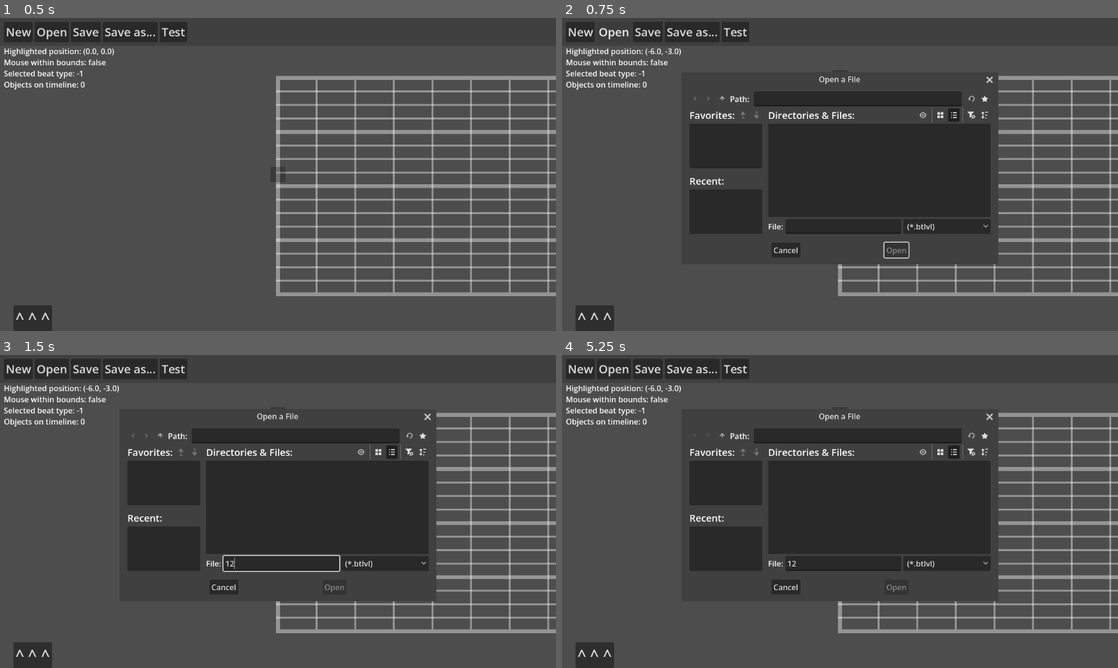
Above: before the commit, frames 1-4 (two rows, left to right).
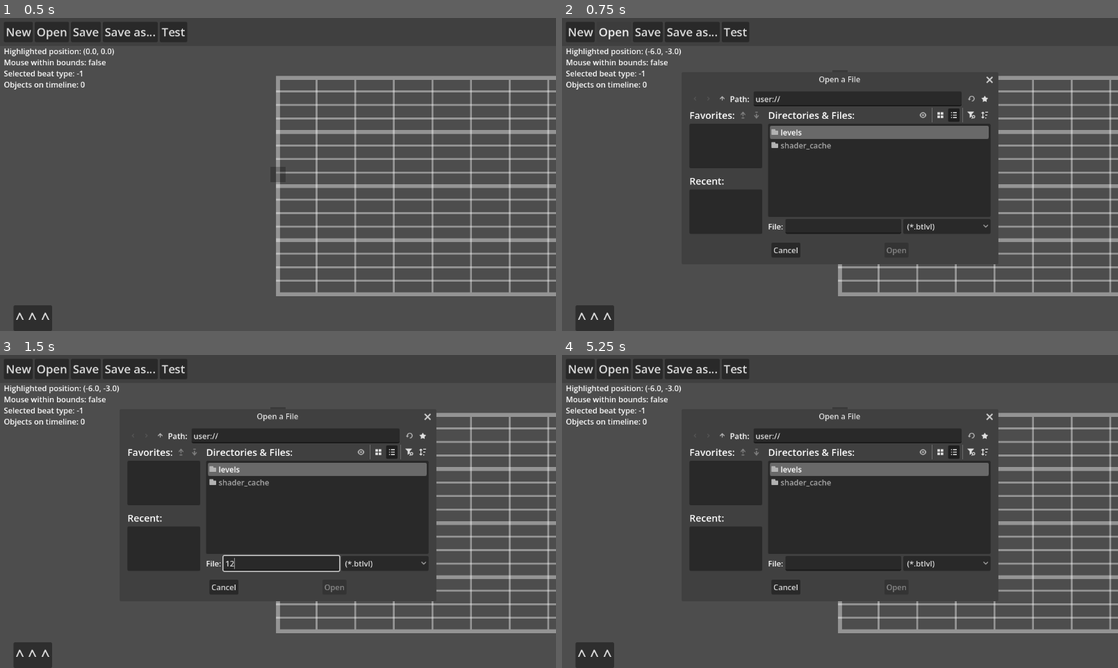
Above: after the commit, the same moments.

Repository: CE-Studio/TripMaker
Game: Godot game, scene res://scenes/editor_beat.tscn
The game is run twice, just before and just after one commit, with the same random seed, the same clock (stepped at 60 frames per second) and the same inputs.
Inputs (mouse positions are in pixels of both pictures, inside the frame that each line leads up to):
- Up to frame 1 (0.5 s): no input
- Up to frame 2 (0.75 s): click "Open" at 0.5 s
- Up to frame 3 (1.5 s): click (283, 564) at 1.27 s; type "12" at 1.35 s
- Up to frame 4 (5.25 s): click "Save" at 2 s; click "Save as..." at 2.75 s; click "New" at 3.5 s; click "New" at 4.25 s; click (723, 436) at 5 s

Frame 1 is identical in both runs. In frame 2, 1.9% of the frame differs, in the area x 23-77%, y 24-77%; in frame 3, 1.8%; in frame 4, 1.8%.

Commit message:
Saving and loading; start of actual gameplay

Diff:
--- a/scenes/editors/dialogs/level_open_dialog.tscn
+++ b/scenes/editors/dialogs/level_open_dialog.tscn
@@ -4,7 +4,6 @@
 oversampling_override = 1.0
 title = "Open a File"
 initial_position = 2
-visible = true
 file_mode = 0
 display_mode = 1
 access = 1
--- a/scenes/editors/dialogs/level_save_dialog.tscn
+++ b/scenes/editors/dialogs/level_save_dialog.tscn
@@ -3,7 +3,6 @@
 [node name="LevelSaveDialog" type="FileDialog" unique_id=1381413983]
 oversampling_override = 1.0
 initial_position = 2
-visible = true
 display_mode = 1
 access = 1
 root_subfolder = "levels"
--- a/scenes/editors/editor_ui.tscn
+++ b/scenes/editors/editor_ui.tscn
@@ -2,6 +2,8 @@
 
 [ext_resource type="Script" uid="uid://ci6t8i8r5cn54" path="res://scripts/editors/editor_ui.gd" id="1_r6l10"]
 [ext_resource type="PackedScene" uid="uid://b8rb76dje3i1f" path="res://scenes/editors/build_panel_beat.tscn" id="2_hia2q"]
+[ext_resource type="PackedScene" uid="uid://dut1107fogwxn" path="res://scenes/editors/dialogs/level_open_dialog.tscn" id="3_ae3l2"]
+[ext_resource type="PackedScene" uid="uid://b58atpeyvuigk" path="res://scenes/editors/dialogs/level_save_dialog.tscn" id="4_ttcqf"]
 
 [sub_resource type="StyleBoxFlat" id="StyleBoxFlat_6cjyn"]
 content_margin_left = 8.0
@@ -10,7 +12,7 @@
 content_margin_bottom = 8.0
 bg_color = Color(0, 0, 0, 0.16470589)
 
-[node name="EditorUI" type="Control" unique_id=2036191018 node_paths=PackedStringArray("active_build_panel", "debug_label", "saved_label")]
+[node name="EditorUI" type="Control" unique_id=2036191018 node_paths=PackedStringArray("active_build_panel", "debug_label", "saved_label", "open_dialog", "save_dialog")]
 layout_mode = 3
 anchors_preset = 15
 anchor_right = 1.0
@@ -24,6 +26,8 @@
 active_build_panel = NodePath("BeatBuildPanel")
 debug_label = NodePath("DebugInfo")
 saved_label = NodePath("TopPanelContainer/Buttons/SavedLevel")
+open_dialog = NodePath("LevelOpenDialog")
+save_dialog = NodePath("LevelSaveDialog")
 
 [node name="TopPanelContainer" type="PanelContainer" parent="." unique_id=1435760382]
 custom_minimum_size = Vector2(0, 48)
@@ -87,8 +91,16 @@
 text = "Highlighted position: (0, 0)
 Selected beat type: 0"
 
+[node name="LevelOpenDialog" parent="." unique_id=1381413983 instance=ExtResource("3_ae3l2")]
+
+[node name="LevelSaveDialog" parent="." unique_id=895015265 instance=ExtResource("4_ttcqf")]
+
 [connection signal="pressed" from="TopPanelContainer/Buttons/New" to="." method="_on_new_pressed"]
 [connection signal="pressed" from="TopPanelContainer/Buttons/Open" to="." method="_on_open_pressed"]
 [connection signal="pressed" from="TopPanelContainer/Buttons/Save" to="." method="_on_save_pressed"]
 [connection signal="pressed" from="TopPanelContainer/Buttons/SaveAs" to="." method="_on_save_as_pressed"]
 [connection signal="pressed" from="TopPanelContainer/Buttons/Test" to="." method="_on_test_pressed"]
+[connection signal="canceled" from="LevelOpenDialog" to="." method="_on_dialog_cancelled"]
+[connection signal="file_selected" from="LevelOpenDialog" to="." method="_on_open_dialog_file_selected"]
+[connection signal="canceled" from="LevelSaveDialog" to="." method="_on_dialog_cancelled"]
+[connection signal="file_selected" from="LevelSaveDialog" to="." method="_on_save_dialog_file_selected"]
--- /dev/null
+++ b/scenes/games/game_beat.tscn
@@ -0,0 +1,85 @@
+[gd_scene format=3 uid="uid://csqo6hhmfjhyq"]
+
+[ext_resource type="Texture2D" uid="uid://dg53uli5ibouv" path="res://assets/images/game/huds/hud_beat.png" id="1_3vhut"]
+[ext_resource type="PackedScene" uid="uid://drui8swovfnoe" path="res://scenes/games/players/paddle.tscn" id="1_aicja"]
+[ext_resource type="Script" uid="uid://eib1c6015min" path="res://scripts/games/game_beat.gd" id="1_joj2x"]
+
+[sub_resource type="StyleBoxEmpty" id="StyleBoxEmpty_aicja"]
+
+[node name="GameBeat" type="Node2D" unique_id=269319028 node_paths=PackedStringArray("paddle", "debug")]
+script = ExtResource("1_joj2x")
+paddle = NodePath("Paddle")
+debug = NodePath("UICanvasLayer/UI/Debug")
+
+[node name="Node2D" type="Node2D" parent="." unique_id=1349249832]
+
+[node name="Paddle" parent="." unique_id=1055088124 instance=ExtResource("1_aicja")]
+position = Vector2(48, 302)
+
+[node name="UICanvasLayer" type="CanvasLayer" parent="." unique_id=1010970436]
+
+[node name="UI" type="Control" parent="UICanvasLayer" unique_id=1147789970]
+layout_mode = 3
+anchors_preset = 15
+anchor_right = 1.0
+anchor_bottom = 1.0
+grow_horizontal = 2
+grow_vertical = 2
+
+[node name="PanelContainer" type="PanelContainer" parent="UICanvasLayer/UI" unique_id=905879994]
+layout_mode = 1
+anchors_preset = 15
+anchor_right = 1.0
+anchor_bottom = 1.0
+grow_horizontal = 2
+grow_vertical = 2
+theme_override_styles/panel = SubResource("StyleBoxEmpty_aicja")
+
+[node name="TextureRect" type="TextureRect" parent="UICanvasLayer/UI/PanelContainer" unique_id=927906696]
+texture_filter = 1
+layout_mode = 2
+texture = ExtResource("1_3vhut")
+
+[node name="Score" type="RichTextLabel" parent="UICanvasLayer/UI" unique_id=1953674891]
+custom_minimum_size = Vector2(800, 0)
+layout_mode = 1
+offset_left = 48.0
+offset_top = 16.0
+offset_right = 848.0
+offset_bottom = 83.0
+theme_override_font_sizes/normal_font_size = 48
+text = "0000000000"
+fit_content = true
+
+[node name="Combo" type="RichTextLabel" parent="UICanvasLayer/UI" unique_id=1953439283]
+custom_minimum_size = Vector2(800, 0)
+layout_mode = 1
+anchors_preset = 2
+anchor_top = 1.0
+anchor_bottom = 1.0
+offset_left = 48.0
+offset_top = -83.0
+offset_right = 848.0
+offset_bottom = -16.0
+grow_vertical = 0
+theme_override_font_sizes/normal_font_size = 48
+text = "0100 x 0001"
+fit_content = true
+
+[node name="Debug" type="RichTextLabel" parent="UICanvasLayer/UI" unique_id=214198873]
+custom_minimum_size = Vector2(800, 0)
+layout_mode = 1
+anchors_preset = 1
+anchor_left = 1.0
+anchor_right = 1.0
+offset_left = -843.0
+offset_top = 95.0
+offset_right = -43.0
+offset_bottom = 187.0
+grow_horizontal = 0
+text = "0:00.00
+BPM: 120.0
+Beat: 0
+Active objects: 0 (0/0/0)"
+fit_content = true
+horizontal_alignment = 2
--- /dev/null
+++ b/scenes/games/game_main.tscn
@@ -0,0 +1,13 @@
+[gd_scene format=3 uid="uid://oe0hoi334va7"]
+
+[ext_resource type="PackedScene" uid="uid://csqo6hhmfjhyq" path="res://scenes/games/game_beat.tscn" id="1_6xc1c"]
+[ext_resource type="Script" uid="uid://ddjfx4pentdd2" path="res://scripts/games/game_main.gd" id="1_utyx6"]
+
+[node name="GameMain" type="Node2D" unique_id=724906859 node_paths=PackedStringArray("game_beat")]
+script = ExtResource("1_utyx6")
+game_beat = NodePath("GameBeat")
+
+[node name="Camera2D" type="Camera2D" parent="." unique_id=1756032637]
+anchor_mode = 0
+
+[node name="GameBeat" parent="." unique_id=269319028 instance=ExtResource("1_6xc1c")]
--- /dev/null
+++ b/scenes/games/players/paddle.tscn
@@ -0,0 +1,10 @@
+[gd_scene format=3 uid="uid://drui8swovfnoe"]
+
+[ext_resource type="Texture2D" uid="uid://bjrpaoehax6go" path="res://assets/images/game/players/paddle.png" id="1_xx7nw"]
+
+[node name="Paddle" type="Node2D" unique_id=1055088124]
+
+[node name="Sprite2D" type="Sprite2D" parent="." unique_id=831302573]
+texture_filter = 1
+scale = Vector2(6, 6)
+texture = ExtResource("1_xx7nw")
--- a/scripts/editors/editor_beat.gd
+++ b/scripts/editors/editor_beat.gd
@@ -41,7 +41,7 @@
 var highlighted_position:Vector2 = Vector2.ZERO
 var mouse_in_bounds:bool = false
 
-var objects:Array[BeatEditorObject] = []
+var objects:Array[EditorObject] = []
 var last_found_i:int = -1
 
 @export var file_handler:FileHandler
@@ -117,6 +117,15 @@
 		object_placed.emit()
 
 
+func place_loaded_obj(obj:EditorObject) -> void:
+	if obj is BeatEditorObject:
+		obj.editor = self
+	beat_group.add_child(obj)
+	obj._process(0.0)
+	objects.append(obj)
+	object_placed.emit()
+
+
 func remove_obj(pos:Vector2 = highlighted_position) -> void:
 	if not Statics.editor_accepts_inputs or not mouse_in_bounds:
 		return
@@ -149,4 +158,5 @@
 		i.queue_free()
 	objects.clear()
 	file_handler.last_loaded_path = ""
+	file_handler.last_loaded_name = ""
 	ui.set_saved_label_text("")
--- a/scripts/editors/editor_ui.gd
+++ b/scripts/editors/editor_ui.gd
@@ -22,6 +22,8 @@
 @export var main_scene:EditorBeat
 @export var debug_label:RichTextLabel
 @export var saved_label:RichTextLabel
+@export var open_dialog:FileDialog
+@export var save_dialog:FileDialog
 #endregion
 
 
@@ -30,6 +32,10 @@
 	saved_label.text = ""
 	if main_scene:
 		main_scene.edit_made.connect(_on_edit_made)
+	assert(open_dialog, "Editor UI requires a FileDialog to open levels!")
+	assert(save_dialog, "Editor UI requires a FileDialog to save levels!")
+	open_dialog.visible = false
+	save_dialog.visible = false
 
 
 func _process(_delta: float) -> void:
@@ -49,8 +55,10 @@
 		last_save_label = ""
 		return
 	var path_parts:PackedStringArray = path.split("/")
-	saved_label.text = path_parts[path_parts.size() - 1]
-	last_save_label = path_parts[path_parts.size() - 1]
+	var lvl_name:String = path_parts[path_parts.size() - 1]
+	lvl_name = lvl_name.replace(FileHandler.LEVEL_EXT, "")
+	saved_label.text = lvl_name
+	last_save_label = lvl_name
 	if unsaved:
 		saved_label.text = "*" + saved_label.text
 		level_unsaved = true
@@ -71,15 +79,18 @@
 func _on_open_pressed() -> void:
 	if not Statics.editor_accepts_inputs:
 		return
-	add_child(load("uid://dut1107fogwxn").instantiate())
+	Statics.editor_accepts_inputs = false
+	#add_child(load("uid://dut1107fogwxn").instantiate())
+	open_dialog.popup()
 
 
 func _on_save_pressed() -> void:
 	if not Statics.editor_accepts_inputs:
 		return
-	var file:FileHandler = EditorBeat.instance.file_handler
+	var file:FileHandler = FileHandler.instance
 	if file.last_loaded_path != "":
 		file.save_level(file.last_loaded_path, EditorBeat.instance.objects)
+		set_saved_label_text(last_save_label, false)
 	else:
 		_on_save_as_pressed()
 
@@ -88,10 +99,24 @@
 	if not Statics.editor_accepts_inputs:
 		return
 	Statics.editor_accepts_inputs = false
-	add_child(load("uid://e17vtq3wiqlh").instantiate())
+	save_dialog.popup()
 
 
 func _on_test_pressed() -> void:
 	if not Statics.editor_accepts_inputs:
 		return
 	pass
+
+
+func _on_open_dialog_file_selected(path:String) -> void:
+	EditorBeat.instance.reset_all()
+	FileHandler.instance.load_level(path)
+
+
+func _on_save_dialog_file_selected(path:String) -> void:
+	FileHandler.instance.save_level(path, EditorBeat.instance.objects)
+	_on_dialog_cancelled()
+
+
+func _on_dialog_cancelled() -> void:
+	Statics.editor_accepts_inputs = true
--- a/scripts/editors/menu_panels/panel_overwrite_lvl.gd
+++ b/scripts/editors/menu_panels/panel_overwrite_lvl.gd
@@ -12,7 +12,7 @@
 
 
 func _on_yes() -> void:
-	file.save_level(lvl_name, EditorBeat.instance.objects)
+	file.save_level_from_name(lvl_name, EditorBeat.instance.objects)
 	queue_free()
 
 
--- a/scripts/editors/menu_panels/panel_save_as.gd
+++ b/scripts/editors/menu_panels/panel_save_as.gd
@@ -21,7 +21,7 @@
 		overwrite_panel.lvl_name = lvl_name
 		EditorUI.instance.add_child(overwrite_panel)
 	else:
-		file.save_level(lvl_name, EditorBeat.instance.objects)
+		file.save_level_from_name(lvl_name, EditorBeat.instance.objects)
 	_on_cancel()
 
 
--- a/scripts/editors/objects/beat_editor_object.gd
+++ b/scripts/editors/objects/beat_editor_object.gd
@@ -7,9 +7,6 @@
 const SCALE_MOD_MOUSE:float = 1.0
 const SCALE_MOD_LERP_RATE:float = 24.0
 
-var type:Statics.BeatObjs = Statics.BeatObjs.NONE
-var y:float = 0.0
-var angle:float = 0.0
 var mouse_over:bool = false
 var current_scale:Vector2 = Vector2(0.75, 0.75)
 var current_scale_mod:float = SCALE_MOD_NOMOUSE
--- a/scripts/editors/objects/editor_object.gd
+++ b/scripts/editors/objects/editor_object.gd
@@ -5,6 +5,11 @@
 #region Variables
 var section:int = 0
 var beat:float = 0.0
+var type:int = -1
+var x:float = 0.0
+var y:float = 0.0
+var angle:float = 0.0
+var speed:float = 1.0
 
 var elapsed:float = 0.0
 
--- a/scripts/file_handler.gd
+++ b/scripts/file_handler.gd
@@ -10,7 +10,8 @@
 	&"name": "Untitled",
 	&"author": "Unknown",
 	&"game_ver": "0.1.0",
-	&"sections": []
+	&"bpm": 120.0,
+	&"sections": [],
 }
 var SECTION_DICT:Dictionary = {
 	&"id": 0,
@@ -19,32 +20,61 @@
 }
 
 var last_loaded_path:String = ""
+var last_loaded_name:String = ""
+
+static var instance:FileHandler
 #endregion
 
 
 func _ready() -> void:
+	instance = self
 	DirAccess.open(LEVEL_PATH)
 	if DirAccess.get_open_error() != 0:
 		DirAccess.make_dir_recursive_absolute(LEVEL_PATH)
 
 
-func save_level(lvl_name:String, notes:Array):
+func save_level_from_name(lvl_name:String, notes:Array[EditorObject]) -> void:
+	var path:String = LEVEL_PATH + lvl_name + LEVEL_EXT
+	save_level(path, notes)
+
+
+func save_level(lvl_path:String, notes:Array[EditorObject]) -> void:
 	var new_dict:Dictionary = BASE_DICT.duplicate()
 	var new_section:Dictionary = SECTION_DICT.duplicate()
 	for i in notes:
-		new_section[&"beats"].append("0:%s;1:%s;2:%s" % [i.beat, i.type, i.y])
+		#new_section[&"beats"].append("0:%s;1:%s;2:%s" % [i.beat, i.type, i.y])
+		new_section[&"beats"].append(_beat_to_string(i))
 	new_dict[&"sections"].append(new_section)
 
+	var path_parts:PackedStringArray = lvl_path.split("/")
+	var lvl_name:String = path_parts[path_parts.size() - 1]
+	lvl_name = lvl_name.replace(LEVEL_EXT, "")
 	new_dict[&"name"] = lvl_name
-	var file := FileAccess.open(LEVEL_PATH + lvl_name + LEVEL_EXT, FileAccess.WRITE)
+	var file := FileAccess.open(lvl_path, FileAccess.WRITE)
 	file.store_string(JSON.stringify(new_dict, "\t", false))
 	file.close()
-	last_loaded_path = lvl_name
-	EditorUI.instance.set_saved_label_text(lvl_name + LEVEL_EXT)
+	_set_last_saved(lvl_path, lvl_name)
 
 
-func load_level(_path:String):
-	pass
+func load_level(lvl_path:String):
+	var file:String = FileAccess.get_file_as_string(lvl_path)
+	var data:Dictionary = JSON.parse_string(file)
+	for section in data[&"sections"]:
+		for beat in section[&"beats"]:
+			EditorBeat.instance.place_loaded_obj(_string_to_beat(beat))
+	_set_last_saved(lvl_path)
+	Statics.editor_accepts_inputs = true
+
+
+func _set_last_saved(lvl_path:String, lvl_name:String = "") -> void:
+	last_loaded_path = lvl_path
+	last_loaded_name = lvl_name
+	if lvl_name == "":
+		var path_parts:PackedStringArray = lvl_path.split("/")
+		lvl_name = path_parts[path_parts.size() - 1]
+		last_loaded_name = lvl_name.replace(LEVEL_EXT, "")
+		print(last_loaded_name)
+	EditorUI.instance.set_saved_label_text(lvl_name + LEVEL_EXT)
 
 
 func level_exists_at_path(path:String) -> bool:
@@ -53,3 +83,40 @@
 
 func level_exists_in_main_folder(lvl_name:String) -> bool:
 	return level_exists_at_path(lvl_name.join([LEVEL_PATH, LEVEL_EXT]))
+
+
+func _beat_to_string(note:EditorObject) -> String:
+	var out_vals:PackedStringArray = []
+	out_vals.append("0:" + str(note.beat))
+	out_vals.append("1:" + str(note.type))
+	out_vals.append("3:" + str(note.y))
+	return ";".join(out_vals)
+
+
+func _string_to_beat(string:String, type:int = 0) -> EditorObject:
+	var obj:EditorObject
+	match type:
+		0: obj = load("res://scenes/editors/beat_editor_object.tscn").instantiate()
+	var elements:PackedStringArray = string.split(";")
+	for element in elements:
+		var parts:PackedStringArray = element.split(":")
+		var attribute_id:int = int(parts[0])
+		var attribute_val:float = float(parts[1])
+		match attribute_id:
+			#region General
+			0: # Object's home beat
+				obj.beat = attribute_val
+			1: # Object's type
+				obj.type = roundi(attribute_val)
+			2: # Object's X offset
+				obj.x = attribute_val
+			3: # Object's Y offset
+				obj.y = attribute_val
+			4: # Object's angle
+				obj.angle = attribute_val
+			5: # Object's speed
+				obj.speed = attribute_val
+			#endregion
+			#region Beat
+			#endregion
+	return obj
--- /dev/null
+++ b/scripts/games/game_beat.gd
@@ -0,0 +1,39 @@
+class_name GameBeat
+extends Node2D
+
+
+#region Variables
+const PADDLE_X:float = 49
+const PADDLE_BOUNDS:float = 118.0
+
+var main:GameMain
+
+@export var paddle:Node2D
+@export var debug:RichTextLabel
+#endregion
+
+
+func _ready() -> void:
+	assert(paddle, "BEAT requires a paddle to be hooked up to work!")
+
+
+func _process(_delta: float) -> void:
+	_update_debug_label()
+
+
+func _input(event: InputEvent) -> void:
+	if event is InputEventMouseMotion:
+		paddle.position = Vector2(PADDLE_X, event.position.y)
+		paddle.position.y = clampf(paddle.position.y,
+			PADDLE_BOUNDS, main.window_height - PADDLE_BOUNDS)
+
+
+func _update_debug_label() -> void:
+	if not debug or not debug.visible:
+		return
+	var stats:PackedStringArray = []
+	stats.append("%.4f" % main.elapsed)
+	stats.append("BPM: " + str(main.bpm))
+	stats.append("Beat: " + str(main.current_beat))
+	stats.append("Active objects: 0 (0/0/0)")
+	debug.text = "\n".join(stats)
--- /dev/null
+++ b/scripts/games/game_main.gd
@@ -0,0 +1,37 @@
+class_name GameMain
+extends Node2D
+
+
+#region Variables
+const SPAWN_BEATS:int = 4
+
+var window_height:float
+var elapsed:float = 0.0
+var running_elapsed:float = 0.0
+var current_beat:int = 0
+var bpm:float = 120.0
+
+@export var game_beat:GameBeat
+
+signal beat(count:int)
+#endregion
+
+
+func _ready() -> void:
+	window_height = get_viewport_rect().size.y
+	assert(game_beat, "Main game scene is missing BEAT!")
+	game_beat.main = self
+
+	var beat_dur:float = 60.0 / bpm
+	elapsed = beat_dur * -SPAWN_BEATS
+	running_elapsed = elapsed
+
+
+func _process(delta: float) -> void:
+	elapsed += delta
+	running_elapsed += delta
+	var beat_dur:float = 60.0 / bpm
+	while running_elapsed > beat_dur:
+		running_elapsed -= beat_dur
+		current_beat += 1
+		beat.emit(current_beat)
Binary file added: assets/images/game/huds/hud_beat.png
Not shown, added: assets/images/game/huds/hud_beat.png.import
Binary file added: assets/images/game/players/paddle.png
Not shown, added: assets/images/game/players/paddle.png.import
Not shown, added: scripts/games/game_beat.gd.uid
Not shown, added: scripts/games/game_main.gd.uid
